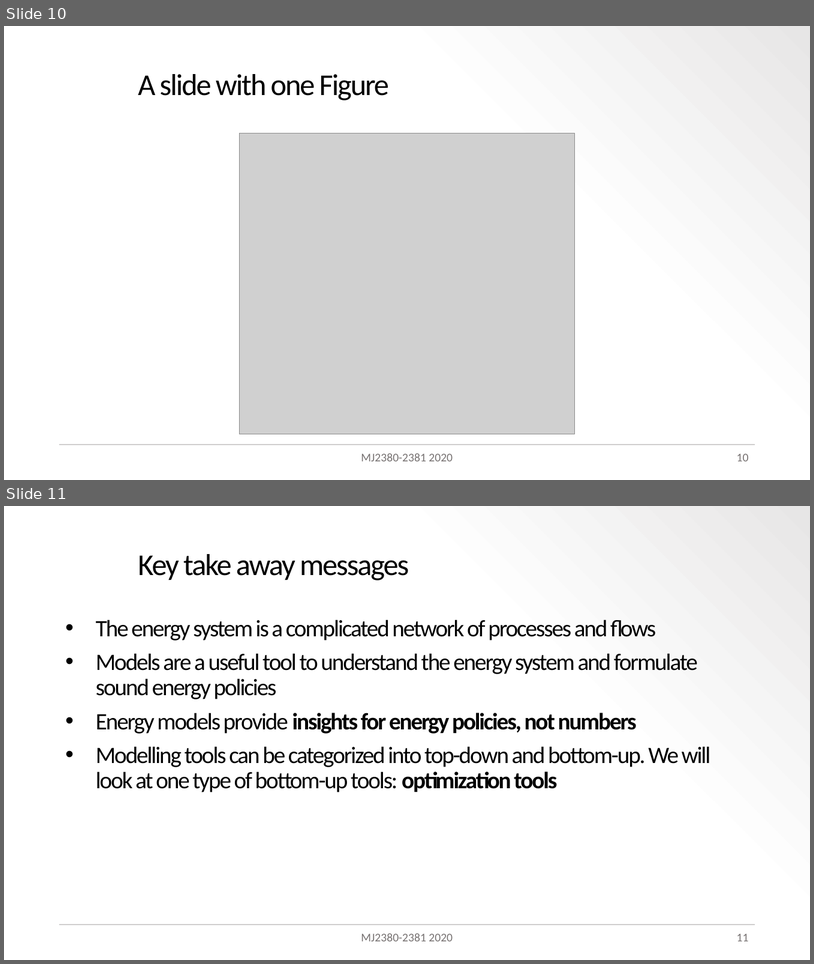
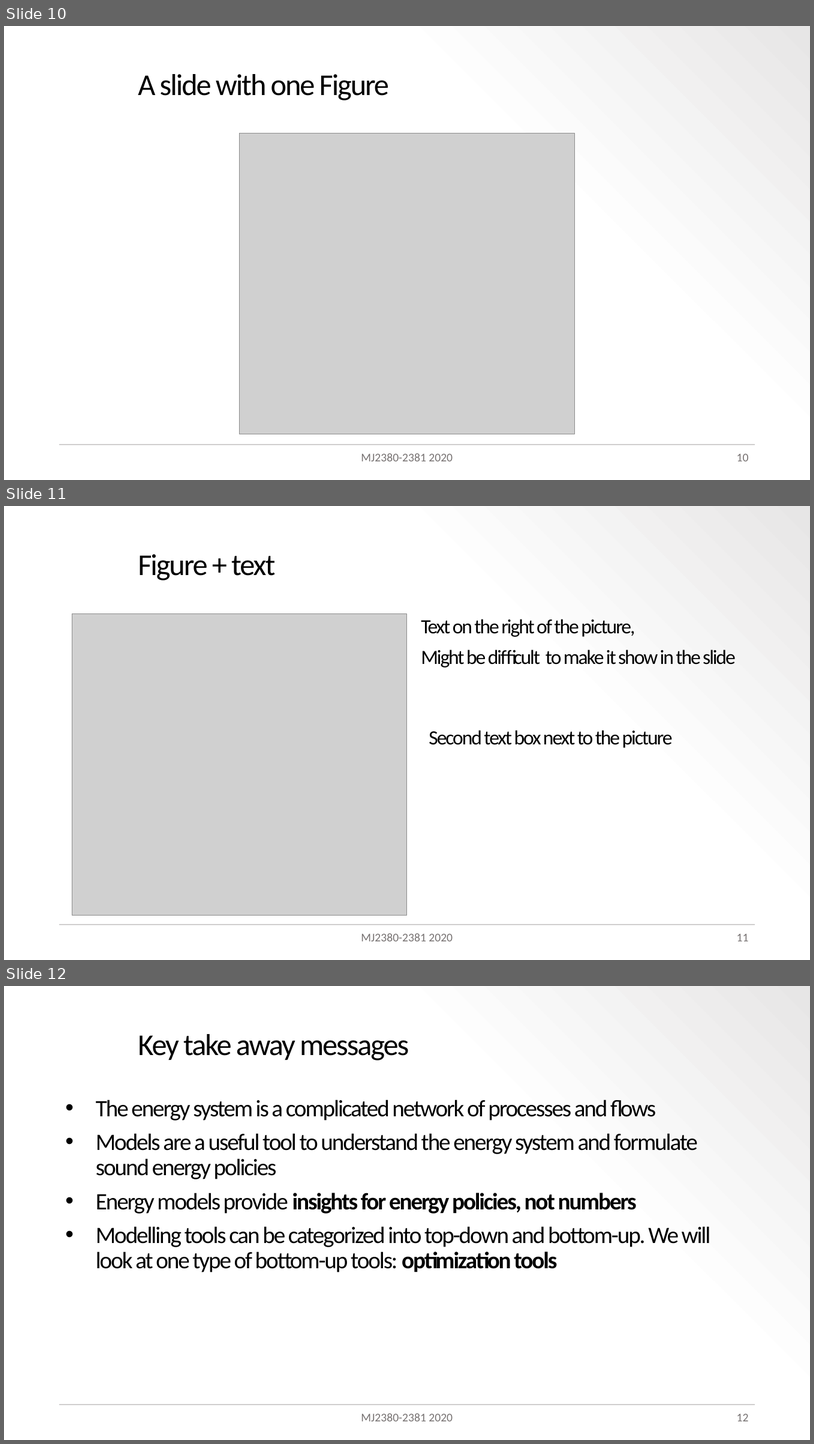
Before and after one commit to lorenzo-sani/teaching_kit, a slide deck: files/ppt_demo.pptx. Shown one above the other, each under a label of ours: slides 10 and 11 before the commit, slides 10, 11 and 12 after it. The pictures are 814x964 and 814x1444 pixels, drawn with LibreOffice and Linux fonts; fonts in the diff are those of the drawing; grey boxes stand for pictures; background and template pictures are left out. Boxes give left, top, right and bottom in pixels: in the first picture for what was removed or moved away, otherwise in the second. Text is boxed around its words. In the diff, an @@ line names an element or a change of style, - is before the commit and + after.

Commit message:
introduced function to import figures, not working for charts and graphs

```diff
--- a/files/ppt_demo.pptx
+++ b/files/ppt_demo.pptx
@@ slide 11 added at [4, 506, 810, 960], background gradient #FFFFFF to #FDFDFD to #E7E6E6; not listed: 1 template element that a slide beside it also shows @@
@@ title added at [138, 554, 275, 580], 36 pt, text #000000 @@
+Figure + text
@@ picture added at [72, 613, 408, 915] @@
@@ text added at [421, 619, 736, 667], 24 pt, text #000000 @@
+Text on the right of the picture,
+Might be difficult to make it show in the slide
@@ text added at [429, 730, 673, 748], 24 pt, text #000000 @@
+Second text box next to the picture
@@ text added at [361, 933, 453, 941], 14 pt, text #767171 @@
+MJ2380-2381 2020
@@ page number added at [737, 933, 749, 941], 14 pt, text #767171 @@
+11
@@ what was slide 11 is now slide 12 @@
@@ page number at [737, 1413, 749, 1421]: text changed @@
-11
+12
```
Also in this commit, not shown: 7 other files.
